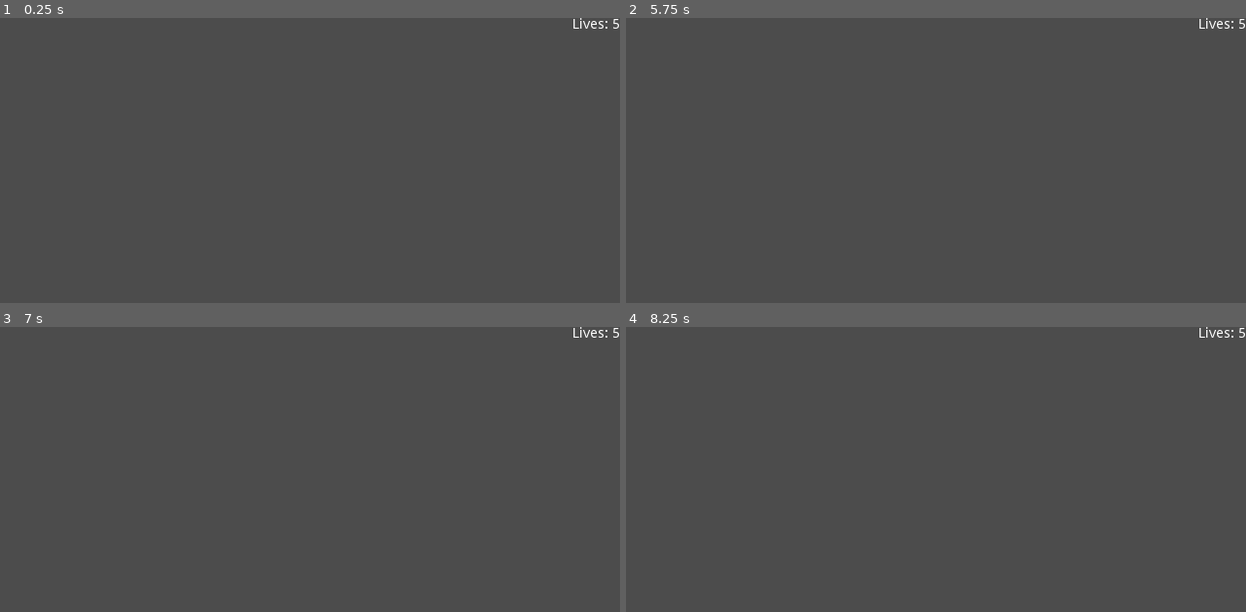
Above: before the commit, frames 1-4 (two rows, left to right).
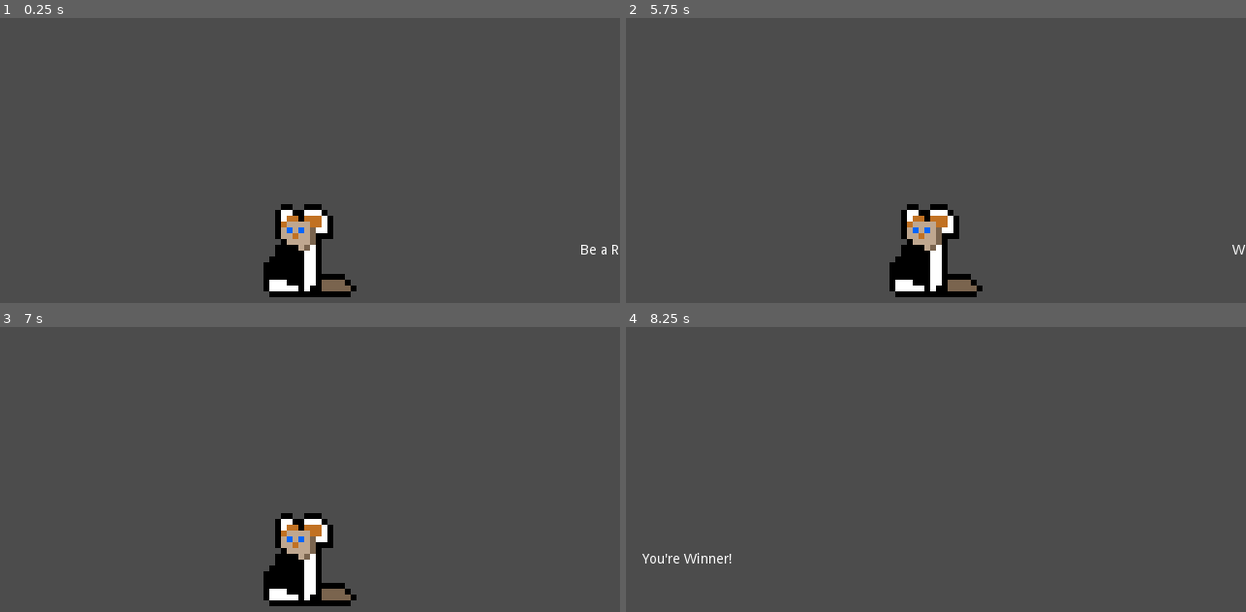
Above: after the commit, the same moments.

Repository: swashdev/minigame-madness
Game: Godot game, scene res://master/scenes/main.tscn
Two runs of this game, one before a commit and one after it. Both use one fixed random seed, a clock stepped at 60 frames per second and the inputs below.
Inputs:
- Up to frame 1 (0.25 s): no input
- Up to frame 2 (5.75 s): hold Right (ui_right) 0.53-1.28 s; tap Space (ui_select) at 0.77, 1.52, 2.75, 3.02, 3.77, 4.25, 4.52 s; hold Down (ui_down) 1.28-2.03 s; tap Enter at 2, 3.5, 5 s; hold Right (ui_right) 2.03-2.78 s; hold Up (ui_up) 2.78-3.53 s; hold Left (ui_left) 3.53-5.03 s; hold Down (ui_down) from 5.03 s (still down)
- Up to frame 3 (7 s): release Down (ui_down) at 5.78 s; hold Right (ui_right) 5.78-6.53 s; tap Space (ui_select) at 6.02, 6.5, 6.77 s; hold Up (ui_up) from 6.53 s (still down)
- Up to frame 4 (8.25 s): release Up (ui_up) at 7.28 s; hold Right (ui_right) 7.28-8.03 s; tap Space (ui_select) at 7.52 s; hold Down (ui_down) from 8.03 s (still down)

The runs differ from the first frame. In frame 1, 3.3% of the frame differs, in the area x 42-100%, y 0-98%; in frame 2, 3.3%; in frame 3, 3.3%; in frame 4, 0.3%.
Error before the commit: Invalid set index 'visible' (on base: 'null instance') with value of type 'bool'. (res://master/scripts/main.gd:66)

Commit message:
use new HUD scripting in main.gd

Diff:
--- a/master/scripts/main.gd
+++ b/master/scripts/main.gd
@@ -52,7 +52,7 @@
 func _process( _delta ):
 	if game_in_progress:
 		# Update the progress bar.
-		$InGameHUD/TimerProgress.value = $GameTimer.time_left
+		$InGameHUD.update_progress_bar( $GameTimer.time_left )
 
 
 # Resets all of the above variables to their default values.
@@ -61,10 +61,9 @@
 	played = 0
 	streak = 0
 
-	$InGameHUD/LifeCounter.text = "Lives: 5"
-	$InGameHUD/LifeCounter.visible = true
-	$InGameHUD/Label.visible = false
-	$InGameHUD/TimerProgress.visible = false
+	$InGameHUD.update_life_counter()
+	$InGameHUD.show_life_counter()
+	$InGameHUD.hide_progress_bar()
 
 	reset_arrays()
 
@@ -111,15 +110,15 @@
 	played = played + 1
 	if list_minigames.size() == 0:
 		# Show a win message if there are no minigames left.
-		$InGameHUD/Label.zoom_in_from_right( "You're Winner!" )
+		$InGameHUD.message( "You're Winner!" )
 	else:
 		get_minigame()
 		setup_minigame( current_minigame[0] )
-		$InGameHUD/Label.zoom_in_from_right( minigame.get_instruction() )
+		$InGameHUD.message( minigame.get_instruction() )
 		# Resume when the message is off-screen
-		yield( $InGameHUD/Label, "animation_finished" )
+		yield( $InGameHUD, "message_exited" )
 		game_in_progress = true
-		$InGameHUD/TimerProgress.visible = true
+		$InGameHUD.show_progress_bar()
 		$GameTimer.start()
 
 
@@ -131,12 +130,12 @@
 # The player wins a minigame.
 func _on_Minigame_won():
 	game_in_progress = false
-	$InGameHUD/TimerProgress.visible = false
+	$InGameHUD.hide_progress_bar()
 	streak = streak + 1
 	minigames_won = minigames_won + current_minigame
-	$InGameHUD/Label.zoom_in_from_right( "Well-done!" )
+	$InGameHUD.message( "Well-done!" )
 	# Resume when the message is off-screen.
-	yield( $InGameHUD/Label, "animation_finished" )
+	yield( $InGameHUD, "message_exited" )
 	minigame.queue_free()
 	do_next_minigame()
 
@@ -144,18 +143,18 @@
 # The player loses a minigame.
 func _on_Minigame_lost():
 	game_in_progress = false
-	$InGameHUD/TimerProgress.visible = false
+	$InGameHUD.show_progress_bar()
 	streak = 0
 	lives = lives - 1
-	$InGameHUD/LifeCounter.text = "Lives: %d" % lives
+	$InGameHUD.update_life_counter( lives )
 	minigames_lost = minigames_lost + current_minigame
 
 	if( lives <= 0 ):
-		$InGameHUD/Label.zoom_in_from_right( "You lose!" )
+		$InGameHUD.message( "You lose!" )
 		minigame.queue_free()
 	else:
-		$InGameHUD/Label.zoom_in_from_right( "Booooo!" )
+		$InGameHUD.message( "Booooo!" )
 		# Resume when the message is off-screen.
-		yield( $InGameHUD/Label, "animation_finished" )
+		yield( $InGameHUD, "message_exited" )
 		minigame.queue_free()
 		do_next_minigame()
